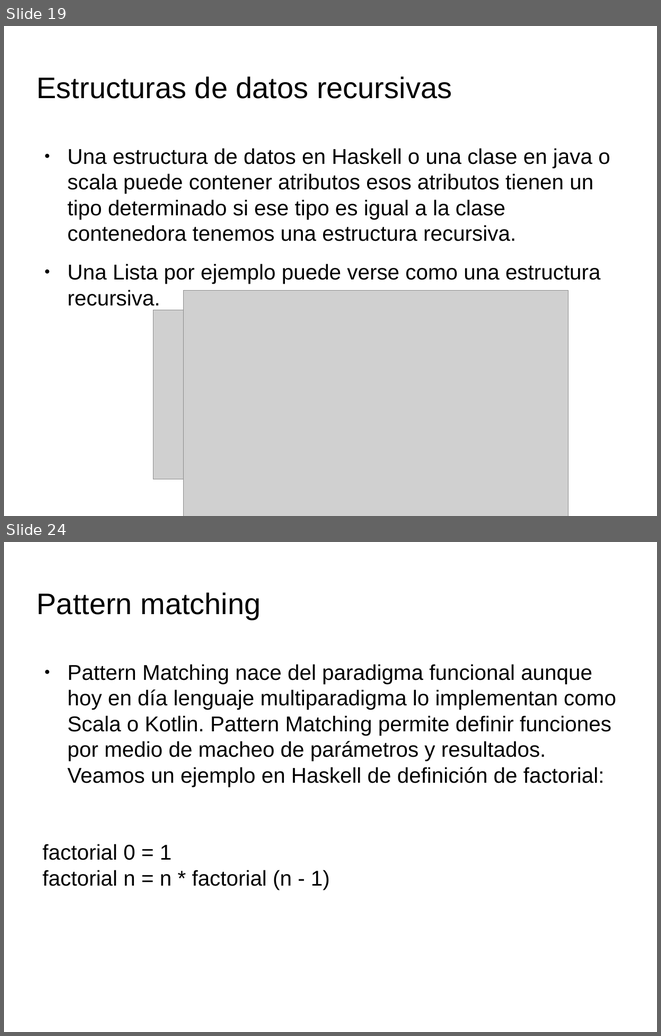
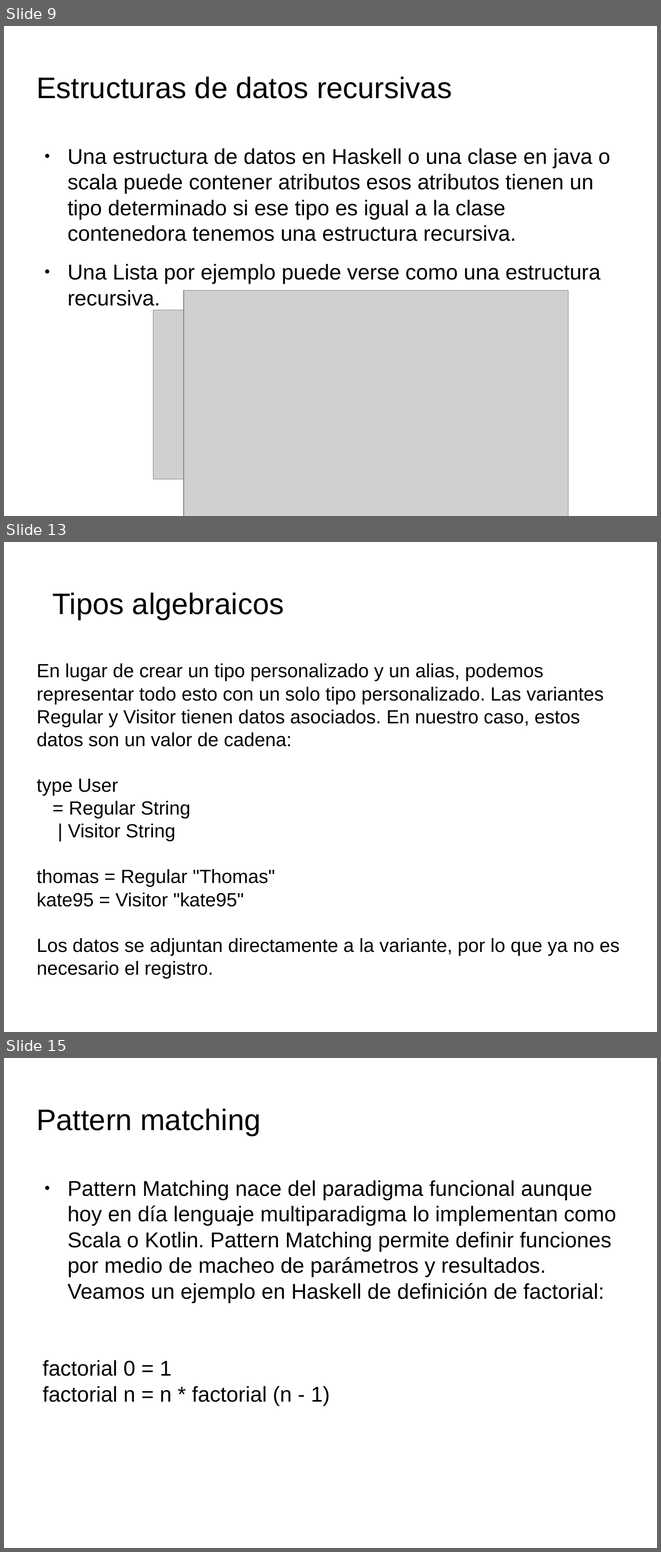
Before and after one commit to Agustin-Nicolas-Torres/paradigmaUAP2025, a slide deck: funcional/clase3.pptx. Shown one above the other, each under a label of ours: slides 19 and 24 before the commit, slides 9, 13 and 15 after it; the slides between them are not shown. The pictures are 661x1036 and 661x1552 pixels, drawn with LibreOffice and Linux fonts; fonts in the diff are those of the drawing; grey boxes stand for pictures; background and template pictures are left out. Boxes give left, top, right and bottom in pixels: in the first picture for what was removed or moved away, otherwise in the second. Text is boxed around its words. In the diff, an @@ line names an element or a change of style, - is before the commit and + after.

```diff
--- a/funcional/clase3.pptx
+++ b/funcional/clase3.pptx
@@ slide 13 added at box(4, 542, 657, 1032), background picture (left out) @@
@@ text added at box(53, 592, 284, 619), 32.7 pt, text #000000 @@
+Tipos algebraicos
@@ text added at box(37, 663, 620, 978), 21 pt, text #000000 @@
+En lugar de crear un tipo personalizado y un alias, podemos representar todo esto con un solo tipo personalizado. Las variantes Regular y Visitor tienen datos asociados. En nuestro caso, estos datos son un valor de cadena:
+type User
+= Regular String
+| Visitor String
+thomas = Regular "Thomas"
+kate95 = Visitor "kate95"
+Los datos se adjuntan directamente a la variante, por lo que ya no es necesario el registro.
@@ what was slide 19 is now slide 9 @@
@@ what was slide 24 is now slide 15 @@
```
Also in this commit, not shown: 2 slides changed, 7 other slides added, 21 slides removed, 1 other file.
